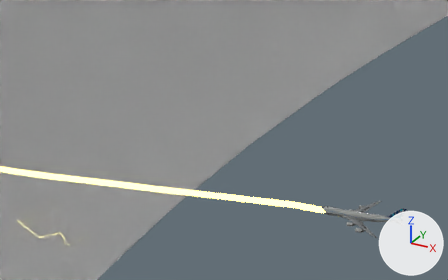
A saved change to the Blender file flight_visualization.blend.
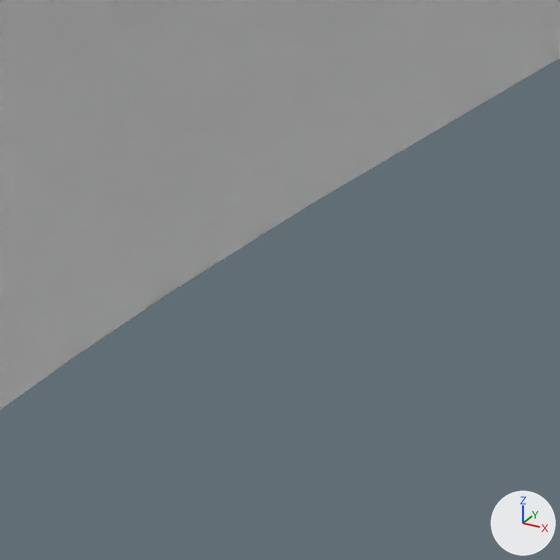
Each version appears first from a 50 mm camera at (-6.2848, -1.3217, 7.6972) aimed at (-6.3151, -1.2667, 7.6697), and next in a close-up on the part from 67% to 100% of the width and 0% to 53% of the height. Lighting does not change. The marker at lower right points along +X, +Y and +Z. The older version's two pictures come first.

The first close-up shows 'Clouds'.
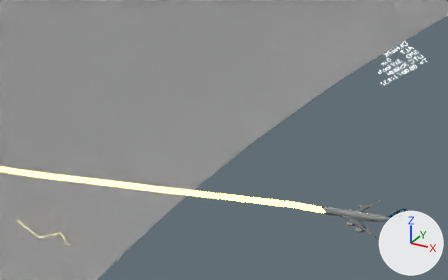
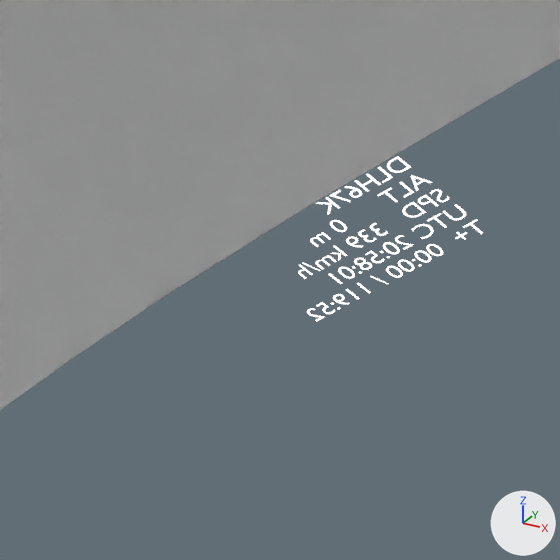
The change, as a list of edits to the scene's bpy script:
```text
Add mat_flighthud_mat:
    mat_flighthud_mat = emission_material('FlightHUD_mat')
    mat_flighthud_mat.base_color = (1.0, 1.0, 1.0)  # white #ffffff
    mat_flighthud_mat.strength = 1.6
Add txt_flighthud:
    txt_flighthud = bpy.data.curves.new('FlightHUD', 'FONT')
    txt_flighthud.body = 'DLH67K\nALT      0 m\nSPD   339 km/h\nUTC 20:58:01\nT+  00:00 / 119:52'
    txt_flighthud.materials.append(mat_flighthud_mat)  # white #ffffff
    txt_flighthud.align_y = 'TOP'
    txt_flighthud.size = 0.00085
Add ob_flighthud:
    ob_flighthud = bpy.data.objects.new('FlightHUD', txt_flighthud)
    ob_flighthud.location = (-6.29914, -1.25597, 7.68042)
    ob_flighthud.rotation_euler = (0.868, 0.659, 2.944)  # degrees (50, 38, 169)
```

What differs and where, as boxes (x1, y1, x2, y2) in the close-ups (560 x 560 px):
'FlightHUD', added
    after: (298, 156, 483, 322)
